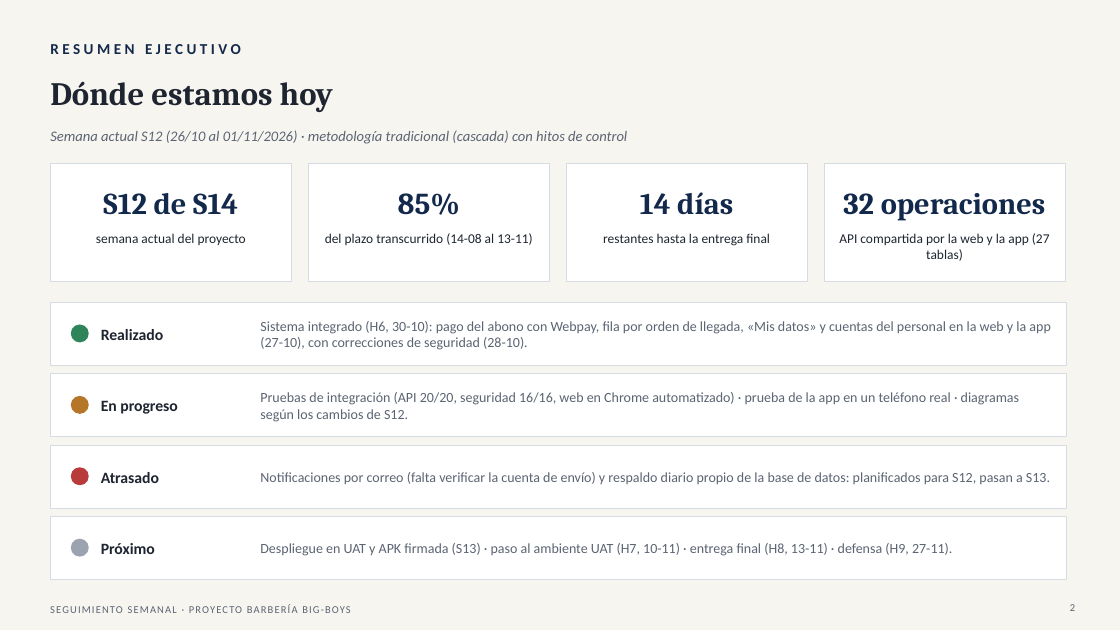
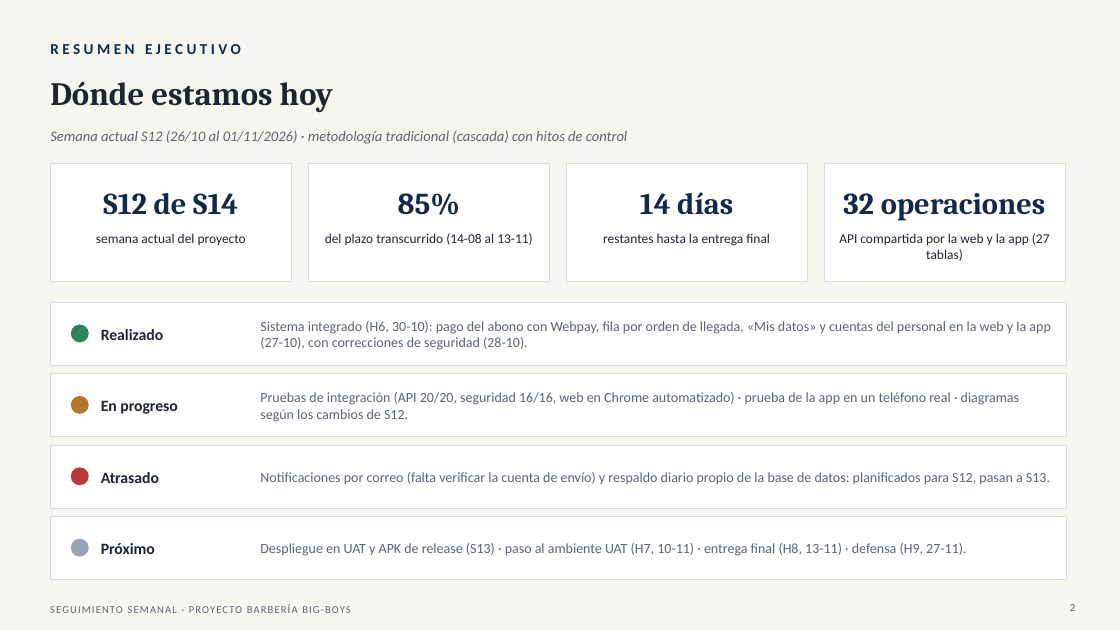
Before and after one commit to Yerko-Rosales/Proyecto_Barberia, a slide deck: slide 2 of Fase 2/Seguimiento semanal/Seguimiento_Roadmap_Proyecto_Barberia_30-10.pptx. Drawn at 1120x630 pixels with LibreOffice and Linux fonts; fonts in the diff are those of the drawing. Boxes give left, top, right and bottom in pixels: in the first picture for what was removed or moved away, otherwise in the second. Text is boxed around its words. In the diff, an @@ line names an element or a change of style, - is before the commit and + after.

Commit message:
Seguimiento al 30-10: «APK de release» en lugar de «APK firmada», diagramas en StarUML y temas abiertos actualizados

```diff
--- a/Fase 2/Seguimiento semanal/Seguimiento_Roadmap_Proyecto_Barberia_30-10.pptx
+++ b/Fase 2/Seguimiento semanal/Seguimiento_Roadmap_Proyecto_Barberia_30-10.pptx
@@ text at (260, 543, 966, 556): text changed @@
-Despliegue en UAT y APK firmada (S13) · paso al ambiente UAT (H7, 10-11) · entrega final (H8, 13-11) · defensa (H9, 27-11).
+Despliegue en UAT y APK de release (S13) · paso al ambiente UAT (H7, 10-11) · entrega final (H8, 13-11) · defensa (H9, 27-11).
```
Also in this commit, not shown: 6 other slides changed, 1 other file.
